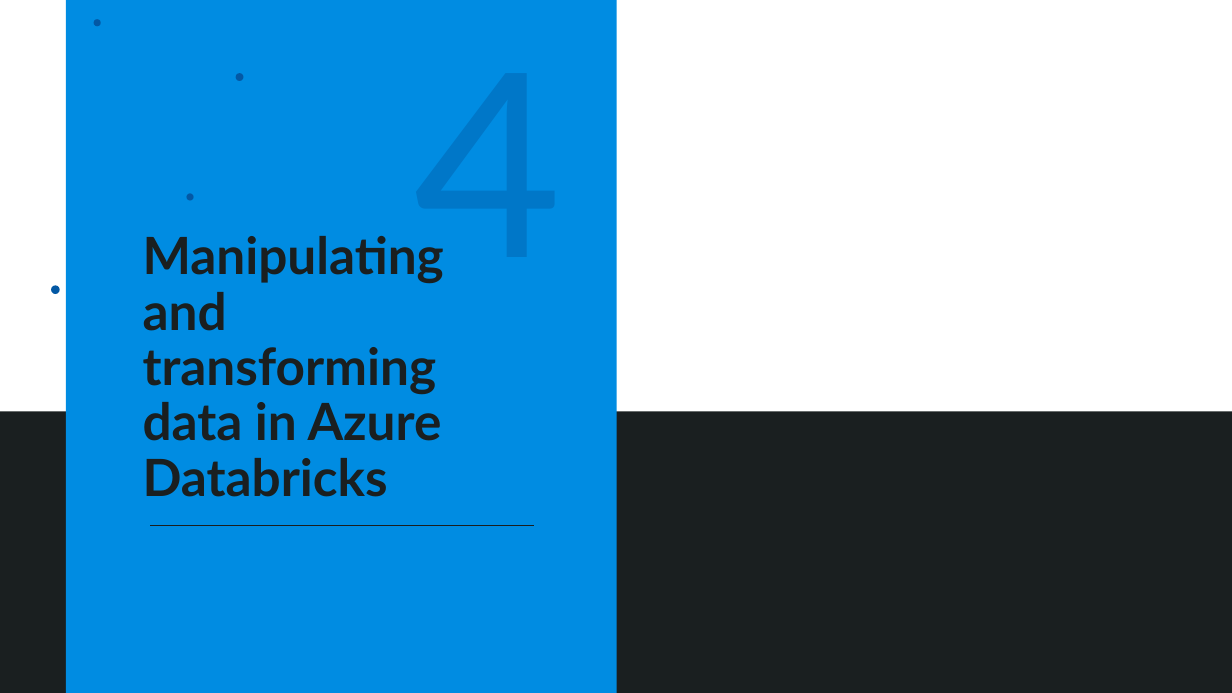
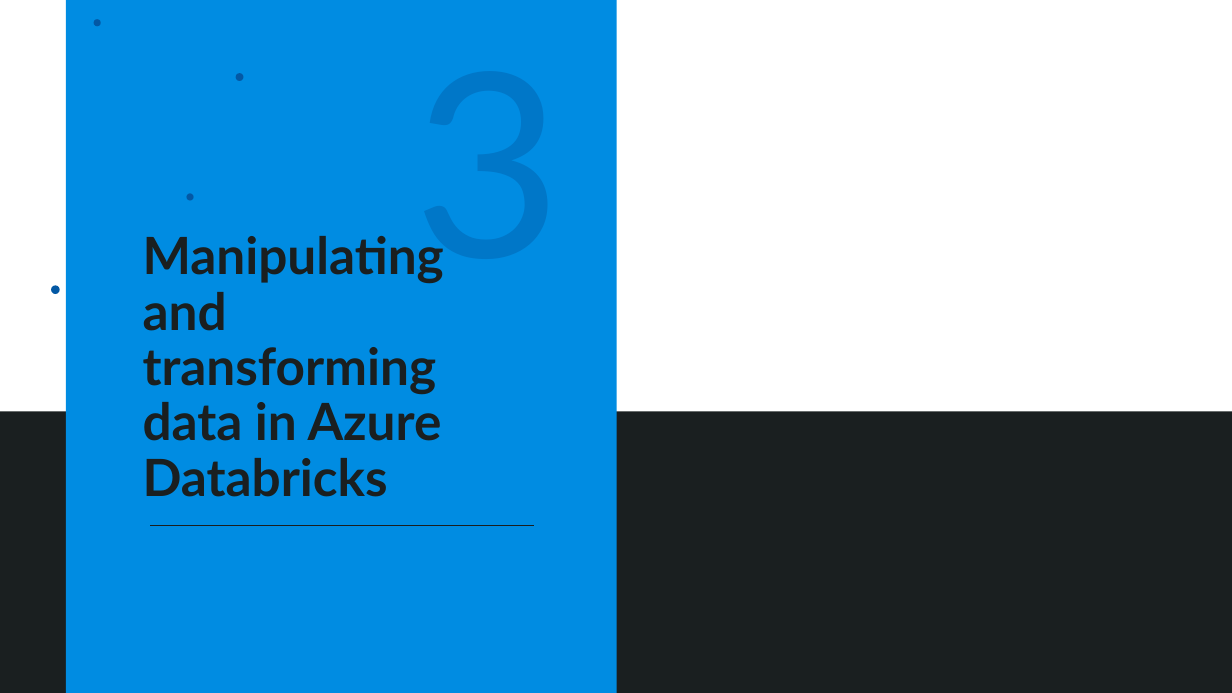
Before and after one commit to solliancenet/azure-data-engineering-conference-workshop-students, a slide deck: slide 18 of 04-Data exploration and transformation in Azure Databricks.pptx. Drawn at 1232x693 pixels with LibreOffice and Linux fonts; fonts in the diff are those of the drawing; background and template pictures are left out. Boxes give left, top, right and bottom in pixels: in the first picture for what was removed or moved away, otherwise in the second. Text is boxed around its words. In the diff, an @@ line names an element or a change of style, - is before the commit and + after.

```diff
--- a/04-Data exploration and transformation in Azure Databricks.pptx
+++ b/04-Data exploration and transformation in Azure Databricks.pptx
@@ text at <box>414,247,563,284</box>: text changed @@
-4
+3
```
Also in this commit, not shown: 6 other slides changed, 1 other file.
